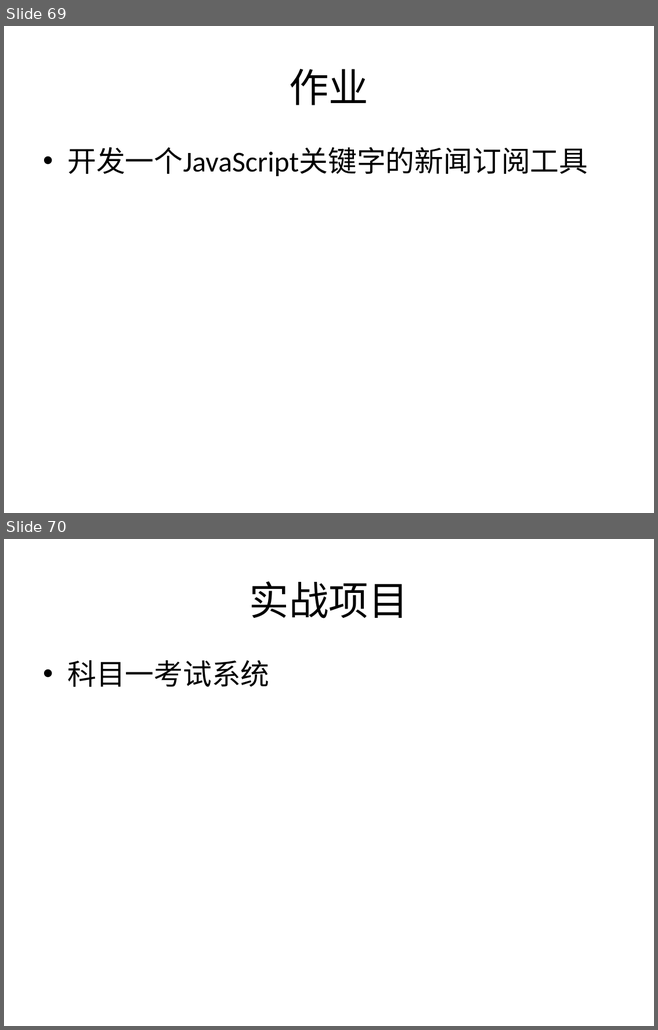
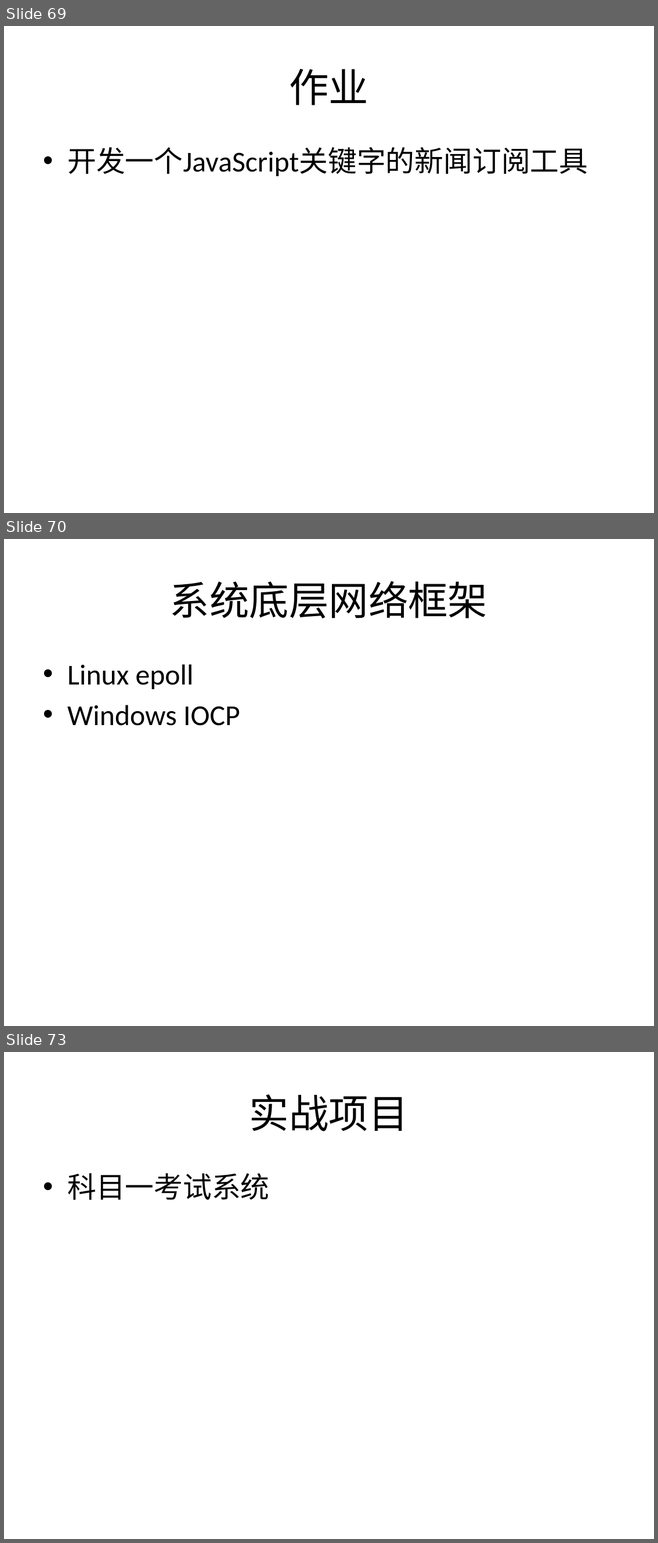
Before and after one commit to plter/HTML5Course20160612, a slide deck: Web前端教学记录.pptx. Shown one above the other, each under a label of ours: slides 69 and 70 before the commit, slides 69, 70 and 73 after it; the slides between them are not shown. The pictures are 658x1030 and 658x1543 pixels, drawn with LibreOffice and Linux fonts; fonts in the diff are those of the drawing. Boxes give left, top, right and bottom in pixels: in the first picture for what was removed or moved away, otherwise in the second. Text is boxed around its words. In the diff, an @@ line names an element or a change of style, - is before the commit and + after.

```diff
--- a/Web前端教学记录.pptx
+++ b/Web前端教学记录.pptx
@@ slide 70 added at bbox=[4, 539, 654, 1026], background #FFFFFF @@
@@ title added at bbox=[170, 581, 487, 618], 44 pt, text #000000 @@
+系统底层网络框架
@@ text added at bbox=[67, 664, 240, 726], 32 pt, text #000000 @@
+• Linux epoll
+• Windows IOCP
@@ what was slide 70 is now slide 73 @@
```
Also in this commit, not shown: 2 other slides added, 6 other files.
